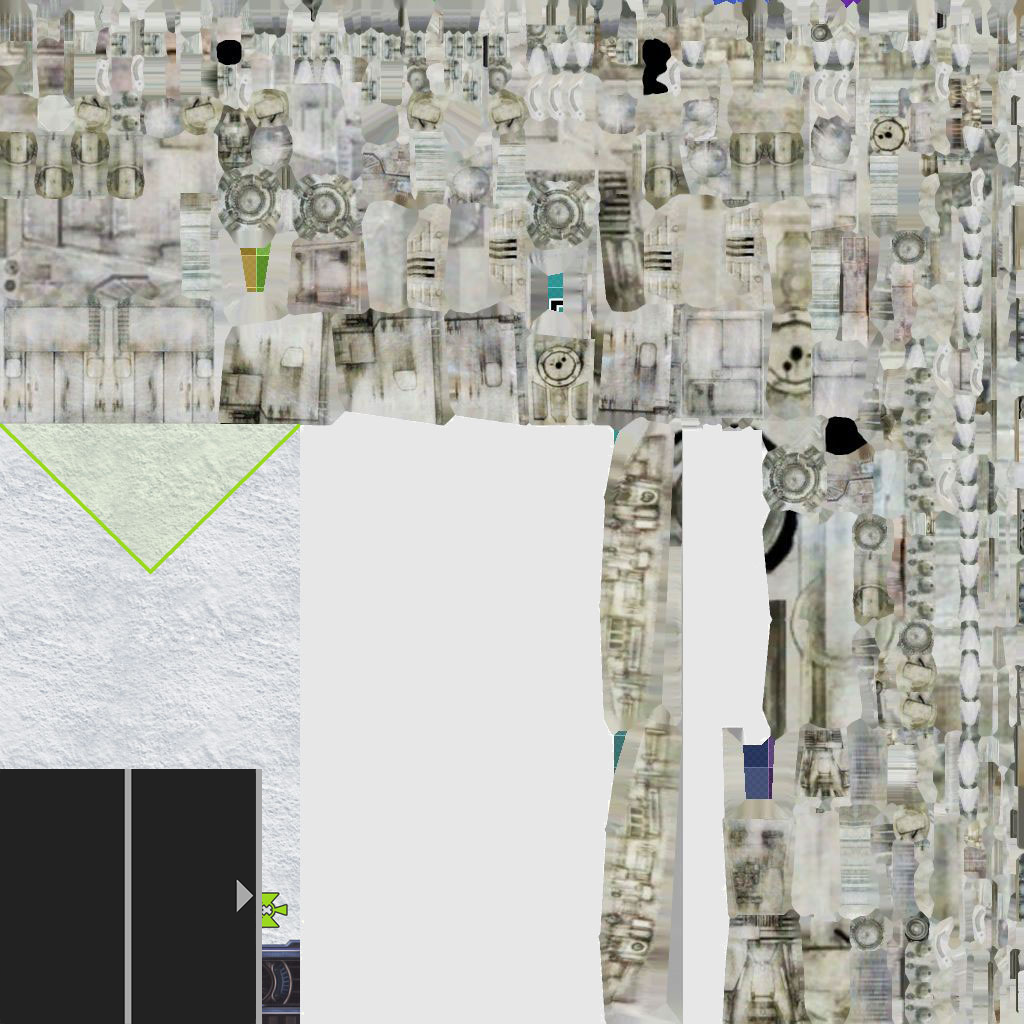
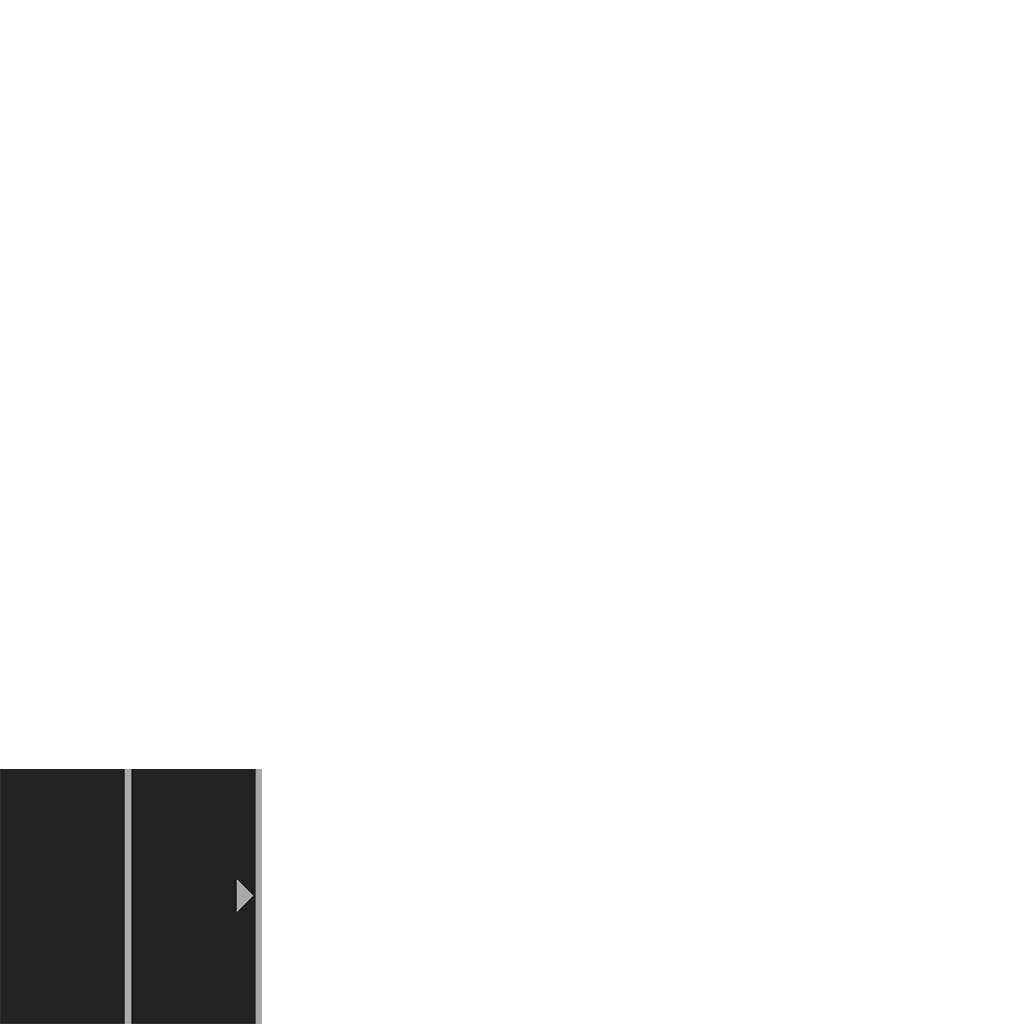
Layered file, before and after one edit (1024×1024). Changes by layer:
hid "X_rect_base" over [0, 769, 256, 1024]
hid "sample texture" over [0, 0, 1024, 1024]